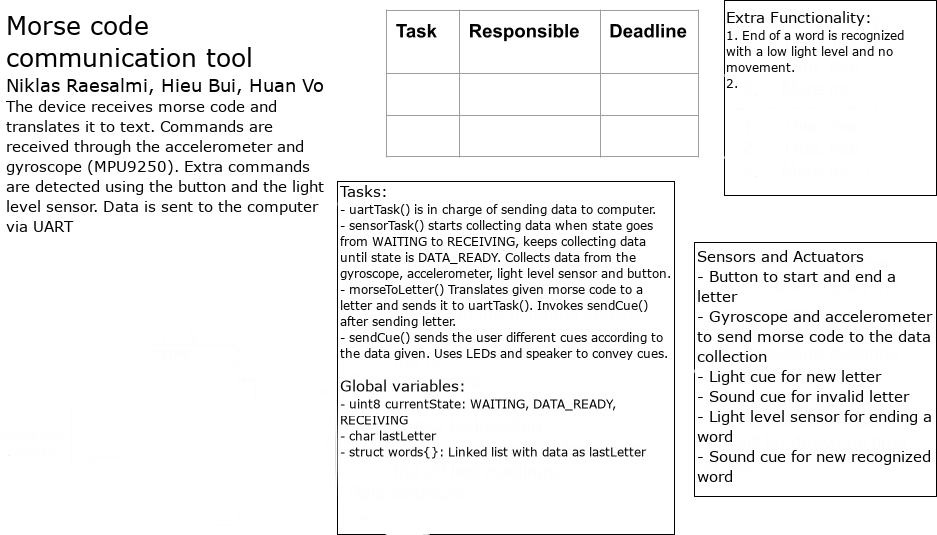
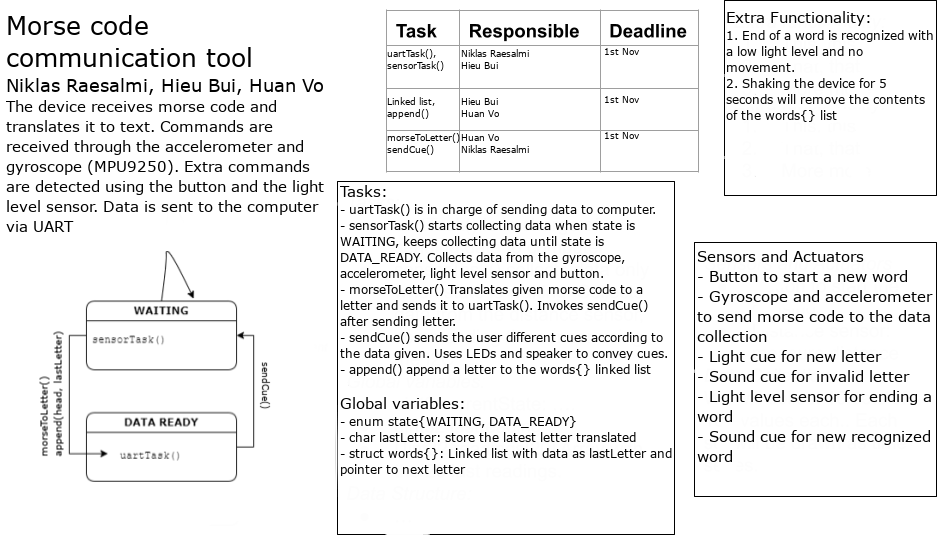
Two versions of the same layered image (937x535). Layer-by-layer changes:
painted on "Tasks: ..." over [340, 220, 672, 476]
painted on "Sensors and Actuators ..." over [697, 270, 933, 482]
painted on "Extra Functionality: ..." over [726, 30, 933, 122]
added layer "sendCue()" above "morseToLetter() ..." over [259, 362, 271, 410]
added layer "morseToLetter() ..." above "1st Nov ..." over [39, 331, 64, 457]
added layer "1st Nov ..." above "Niklas Raesalmi ..." over [605, 48, 640, 139]
added layer "Niklas Raesalmi ..." above "uartTask(), sensorTask() ..." over [461, 49, 529, 153]
added layer "uartTask(), sensorTask() ..." above "Pasted Layer #1" over [387, 49, 460, 155]
moved "Pasted Layer #1" above "Pasted Layer", painted on it over [8, 251, 271, 482]
painted on "Pasted Layer" over [8, 45, 699, 482]
